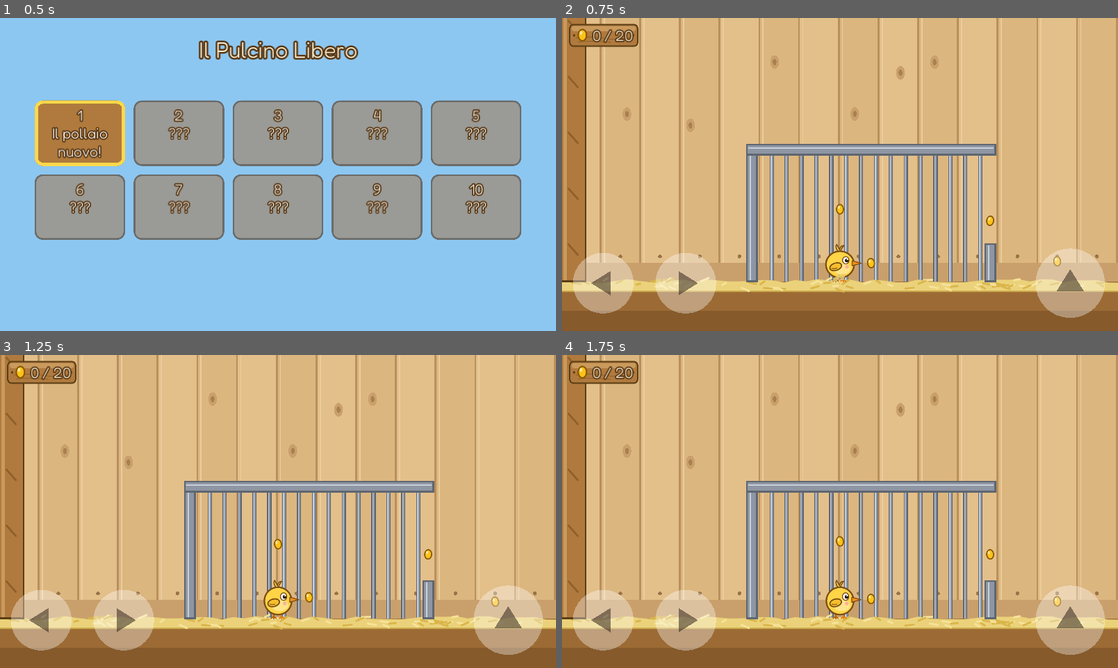
Above: before the commit, frames 1-4 (two rows, left to right).
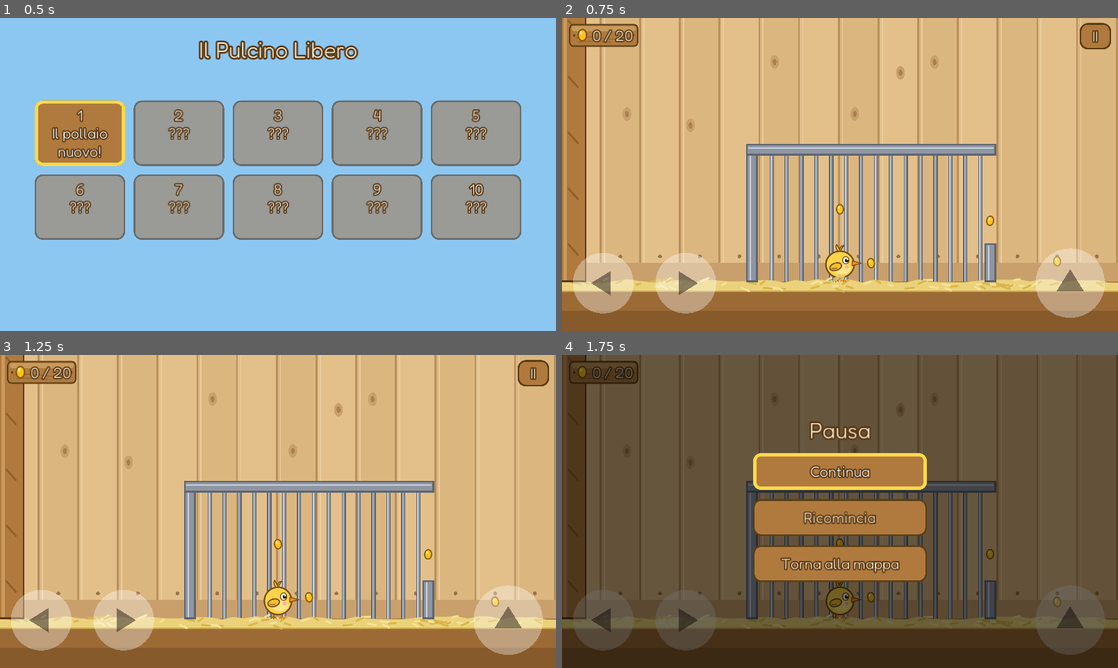
Above: after the commit, the same moments.

Repository: ricky80l/pulcino-libero
Game: Godot game, scene res://scenes/mappa.tscn
Two runs of this game, one before a commit and one after it. Both use one fixed random seed, a clock stepped at 60 frames per second and the inputs below.
Inputs (mouse positions are in pixels of both pictures, inside the frame that each line leads up to):
- Up to frame 1 (0.5 s): no input
- Up to frame 2 (0.75 s): click "1 Il pollaio nuovo!" at 0.5 s
- Up to frame 3 (1.25 s): no input
- Up to frame 4 (1.75 s): click (1095, 373) at 1.25 s, where only the run after the commit has a clickable "II"

Frame 1 is identical in both runs. In frame 2, 0.4% of the frame differs, in the area x 93-99%, y 1-10%; in frame 3, 0.4%; in frame 4, 100%, in the area x 0-100%, y 0-100%.

Commit message:
Pulsante di pausa nei livelli
Pulsante di legno in alto a destra (e tasto Esc sul PC) che ferma il
gioco e apre il menu: Continua, Ricomincia, Torna alla mappa. Lo stile
dei pulsanti di legno ora e' condiviso in scripts/stile.gd.

Co-Authored-By: Claude Opus 5.5 <noreply@anthropic.com>

Diff:
--- a/scenes/livello_1.tscn
+++ b/scenes/livello_1.tscn
@@ -11,6 +11,7 @@
 [ext_resource path="res://assets/grafica/oggetti/chicco.svg" type="Texture" id=9]
 [ext_resource path="res://assets/font/fredoka_contatore.tres" type="DynamicFont" id=10]
 [ext_resource path="res://assets/font/fredoka_messaggio.tres" type="DynamicFont" id=11]
+[ext_resource path="res://scripts/pausa.gd" type="Script" id=12]
 
 [sub_resource type="RectangleShape2D" id=1]
 extents = Vector2( 30, 30 )
@@ -325,6 +326,9 @@
 zoom = Vector2( 0.7, 0.7 )
 
 [node name="ControlliTouch" parent="." instance=ExtResource( 4 )]
+
+[node name="Pausa" type="CanvasLayer" parent="."]
+script = ExtResource( 12 )
 
 [node name="Interfaccia" type="CanvasLayer" parent="."]
 layer = 2
--- a/scripts/mappa.gd
+++ b/scripts/mappa.gd
@@ -4,11 +4,7 @@
 
 const FONT_TITOLO = preload("res://assets/font/fredoka_messaggio.tres")
 const FONT_TAVOLETTE = preload("res://assets/font/fredoka_contatore.tres")
-
-const LEGNO := Color("b07a3e")
-const LEGNO_CHIARO := Color("c99a5c")
-const CONTORNO := Color("5a3e14")
-const BLOCCATO := Color("9a9a96")
+const Stile = preload("res://scripts/stile.gd")
 
 
 func _ready():
@@ -52,11 +48,7 @@
 	var livello: Dictionary = Progressi.LIVELLI[numero - 1]
 	var b := Button.new()
 	b.rect_min_size = Vector2(208, 150)
-	b.add_font_override("font", FONT_TAVOLETTE)
-	b.add_color_override("font_color", Color(1, 0.96, 0.86))
-	b.add_color_override("font_color_hover", Color(1, 1, 1))
-	b.add_color_override("font_color_focus", Color(1, 1, 1))
-	b.add_color_override("font_color_disabled", Color(0.95, 0.95, 0.93))
+	Stile.pulsante_legno(b, FONT_TAVOLETTE)
 
 	var sbloccato := numero <= Progressi.sbloccato
 	var costruito: bool = livello["scena"] != ""
@@ -72,20 +64,5 @@
 		testo += "nuovo!"
 	b.text = testo
 	b.disabled = not (sbloccato and costruito)
-
-	b.add_stylebox_override("normal", _stile(LEGNO, CONTORNO, 4))
-	b.add_stylebox_override("hover", _stile(LEGNO_CHIARO, CONTORNO, 4))
-	b.add_stylebox_override("pressed", _stile(CONTORNO, CONTORNO, 4))
-	b.add_stylebox_override("focus", _stile(Color(0, 0, 0, 0), Color("ffd84a"), 8))
-	b.add_stylebox_override("disabled", _stile(BLOCCATO, Color("6b6b68"), 4))
 	b.connect("pressed", Progressi, "gioca", [numero])
 	return b
-
-
-func _stile(sfondo: Color, bordo: Color, spessore: int) -> StyleBoxFlat:
-	var s := StyleBoxFlat.new()
-	s.bg_color = sfondo
-	s.border_color = bordo
-	s.set_border_width_all(spessore)
-	s.set_corner_radius_all(18)
-	return s
--- /dev/null
+++ b/scripts/pausa.gd
@@ -0,0 +1,91 @@
+extends CanvasLayer
+# Pulsante di pausa in alto a destra e menu di pausa: Continua, Ricomincia, Torna alla mappa.
+# Sul PC la pausa si apre e si chiude anche con il tasto Esc.
+
+const Stile = preload("res://scripts/stile.gd")
+const FONT_PICCOLO = preload("res://assets/font/fredoka_contatore.tres")
+const FONT_GRANDE = preload("res://assets/font/fredoka_messaggio.tres")
+
+var pulsante_pausa := Button.new()
+var pannello := Control.new()
+var primo_pulsante: Button
+
+
+func _ready():
+	layer = 3
+	pause_mode = Node.PAUSE_MODE_PROCESS  # deve funzionare anche a gioco fermo
+
+	pulsante_pausa.text = "II"
+	pulsante_pausa.rect_position = Vector2(1280 - 16 - 72, 12)
+	pulsante_pausa.rect_size = Vector2(72, 60)
+	pulsante_pausa.focus_mode = Control.FOCUS_NONE
+	Stile.pulsante_legno(pulsante_pausa, FONT_PICCOLO)
+	pulsante_pausa.connect("pressed", self, "apri")
+	add_child(pulsante_pausa)
+
+	# menu: velo scuro, titolo e tre pulsanti
+	pannello.anchor_right = 1.0
+	pannello.anchor_bottom = 1.0
+	pannello.visible = false
+	add_child(pannello)
+	var velo := ColorRect.new()
+	velo.color = Color(0, 0, 0, 0.55)
+	velo.anchor_right = 1.0
+	velo.anchor_bottom = 1.0
+	pannello.add_child(velo)
+	var colonna := VBoxContainer.new()
+	colonna.rect_position = Vector2(440, 140)
+	colonna.rect_min_size = Vector2(400, 0)
+	colonna.add_constant_override("separation", 22)
+	pannello.add_child(colonna)
+	var titolo := Label.new()
+	titolo.text = "Pausa"
+	titolo.align = Label.ALIGN_CENTER
+	titolo.add_font_override("font", FONT_GRANDE)
+	titolo.add_color_override("font_color", Stile.CREMA)
+	colonna.add_child(titolo)
+	primo_pulsante = _voce(colonna, "Continua", "chiudi")
+	_voce(colonna, "Ricomincia", "_ricomincia")
+	_voce(colonna, "Torna alla mappa", "_mappa")
+
+
+func _voce(colonna: Control, testo: String, metodo: String) -> Button:
+	var b := Button.new()
+	b.text = testo
+	b.rect_min_size = Vector2(400, 84)
+	Stile.pulsante_legno(b, FONT_PICCOLO)
+	b.connect("pressed", self, metodo)
+	colonna.add_child(b)
+	return b
+
+
+func apri():
+	get_tree().paused = true
+	pannello.visible = true
+	pulsante_pausa.visible = false
+	primo_pulsante.grab_focus()
+
+
+func chiudi():
+	get_tree().paused = false
+	pannello.visible = false
+	pulsante_pausa.visible = true
+
+
+func _ricomincia():
+	get_tree().paused = false
+	get_tree().reload_current_scene()
+
+
+func _mappa():
+	get_tree().paused = false
+	Progressi.torna_alla_mappa()
+
+
+func _unhandled_input(evento):
+	if evento.is_action_pressed("ui_cancel"):
+		if pannello.visible:
+			chiudi()
+		else:
+			apri()
+		get_tree().set_input_as_handled()
--- /dev/null
+++ b/scripts/stile.gd
@@ -0,0 +1,31 @@
+extends Reference
+# Stile comune dei pulsanti di legno (mappa, pausa).
+
+const LEGNO := Color("b07a3e")
+const LEGNO_CHIARO := Color("c99a5c")
+const CONTORNO := Color("5a3e14")
+const BLOCCATO := Color("9a9a96")
+const CREMA := Color(1, 0.96, 0.86)
+
+
+static func pulsante_legno(b: Button, font: Font):
+	b.add_font_override("font", font)
+	b.add_color_override("font_color", CREMA)
+	b.add_color_override("font_color_hover", Color(1, 1, 1))
+	b.add_color_override("font_color_focus", Color(1, 1, 1))
+	b.add_color_override("font_color_pressed", Color(1, 1, 1))
+	b.add_color_override("font_color_disabled", Color(0.95, 0.95, 0.93))
+	b.add_stylebox_override("normal", riquadro(LEGNO, CONTORNO, 4))
+	b.add_stylebox_override("hover", riquadro(LEGNO_CHIARO, CONTORNO, 4))
+	b.add_stylebox_override("pressed", riquadro(CONTORNO, CONTORNO, 4))
+	b.add_stylebox_override("focus", riquadro(Color(0, 0, 0, 0), Color("ffd84a"), 8))
+	b.add_stylebox_override("disabled", riquadro(BLOCCATO, Color("6b6b68"), 4))
+
+
+static func riquadro(sfondo: Color, bordo: Color, spessore: int) -> StyleBoxFlat:
+	var s := StyleBoxFlat.new()
+	s.bg_color = sfondo
+	s.border_color = bordo
+	s.set_border_width_all(spessore)
+	s.set_corner_radius_all(18)
+	return s
Not shown: 1 places in scenes/livello_1.tscn that only renumber resources
Not shown, changed: docs/index.html
Not shown, changed: docs/index.pck
Not shown, changed: strumenti/genera_livello1.py
